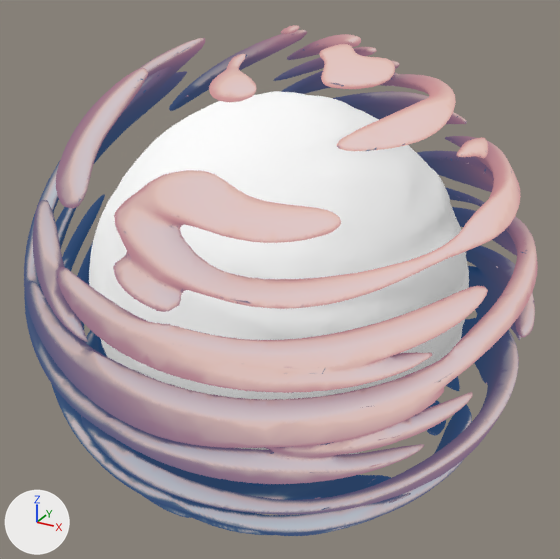
What one commit did to the glTF model public/planet/scene.gltf.
Before and after are seen from a camera (50 mm lens) standing at (1.229, -2.238, 1.123) and looking at (-0.001, -0.002, 0.005). Every picture has the same lights, and +X, +Y and +Z are marked at lower left. Where no turn or scale is listed for an object, it has been applied to the vertices.
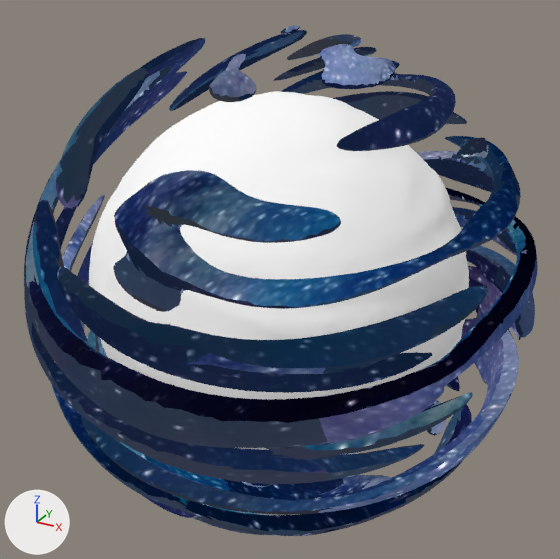
What differs and where, as boxes (x1, y1, x2, y2) in the pictures (560 x 559 px):
'Object_4', surface changed
    both: (24, 25, 538, 536)

The change, as a list of edits to the scene's bpy script:
```text
Add img_stars_jpg:
    img_stars_jpg = load_image('stars.jpg', 'textures/stars.jpg', 2000, 1165, 'sRGB')
Change mat_clouds:
    where n5 = _N.new('ShaderNodeTexImage'); n5.name = 'Image Texture'
    n5.image: img_clouds_basecolor_jpg -> img_stars_jpg
```
